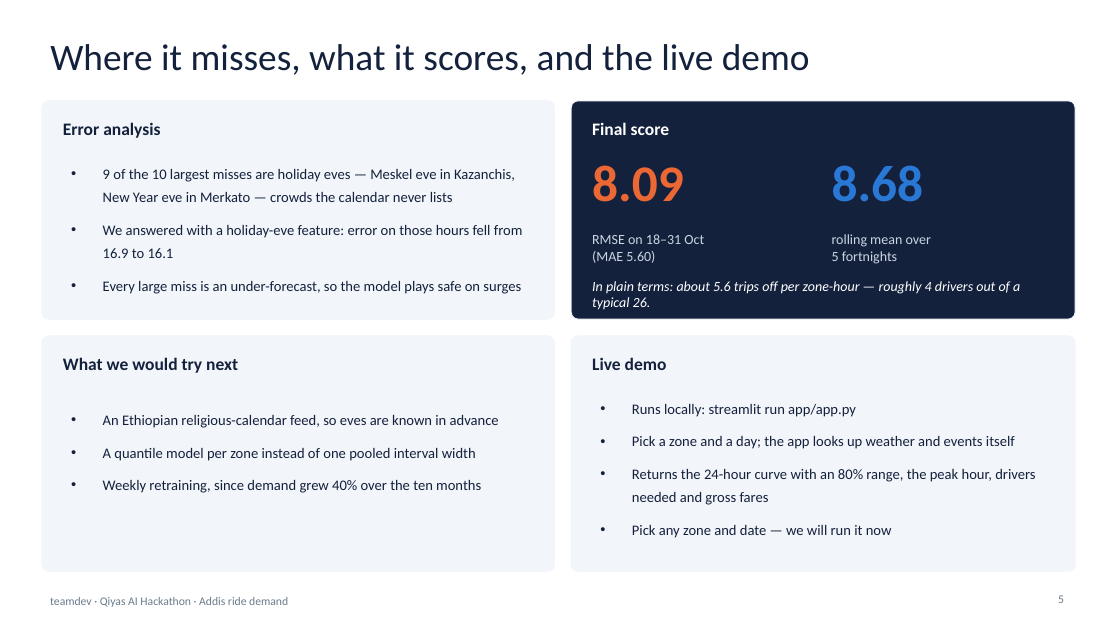
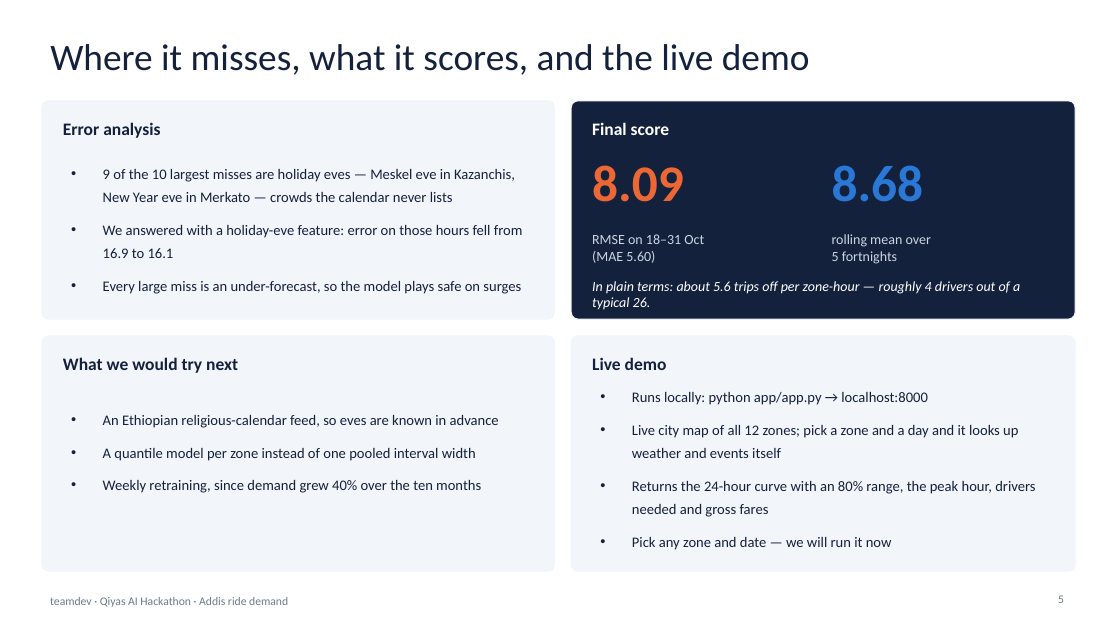
Before and after one commit to Ab-xo/addis_ride_forecast, a slide deck: slide 5 of presentation/team_teamdev_slides.pptx. Drawn at 1120x630 pixels with LibreOffice and Linux fonts; fonts in the diff are those of the drawing. Boxes give left, top, right and bottom in pixels: in the first picture for what was removed or moved away, otherwise in the second. Text is boxed around its words. In the diff, an @@ line names an element or a change of style, - is before the commit and + after.

Commit message:
Phase 7: final re-run, Next.js demo app with live zone map
- Re-ran all four notebooks top to bottom; refreshed reports, model and slides
- New demo: FastAPI service (app/app.py) serving a forecast API and a Next.js
  interface (app/web) with a live zone map, hour slider, forecast curve with
  80% range and event windows, driver plan by shift, zone leaderboard and
  hourly table with CSV export
- Usual-day comparison now uses the same weekday from the last 8 weeks
- Streamlit version kept as a fallback (app/streamlit_app.py)
- README demo section, requirements pins and slide 5 updated

```diff
--- a/presentation/team_teamdev_slides.pptx
+++ b/presentation/team_teamdev_slides.pptx
@@ text at (632,392,1018,458): text changed @@
-• Runs locally: streamlit run app/app.py
-• Pick a zone and a day; the app looks up weather and events itself
+• Runs locally: python app/app.py → localhost:8000
+• Live city map of all 12 zones; pick a zone and a day and it looks up weather and events itself
```
Also in this commit, not shown: 1 other slide changed, 57 other files.
